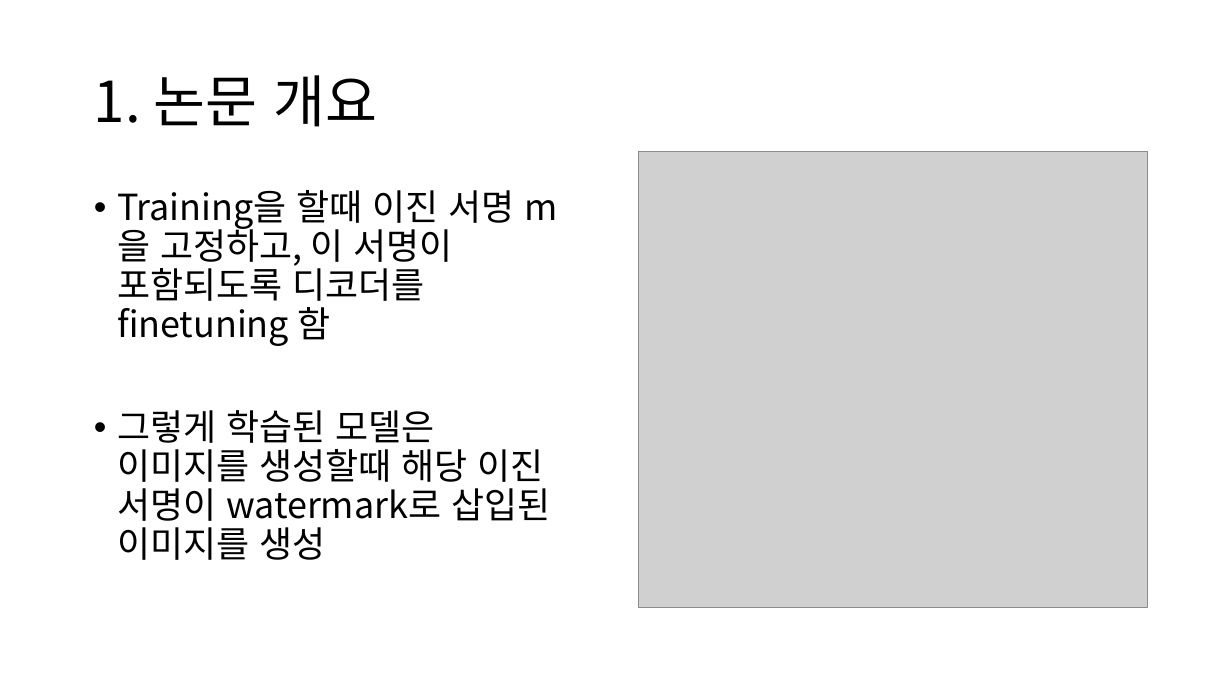
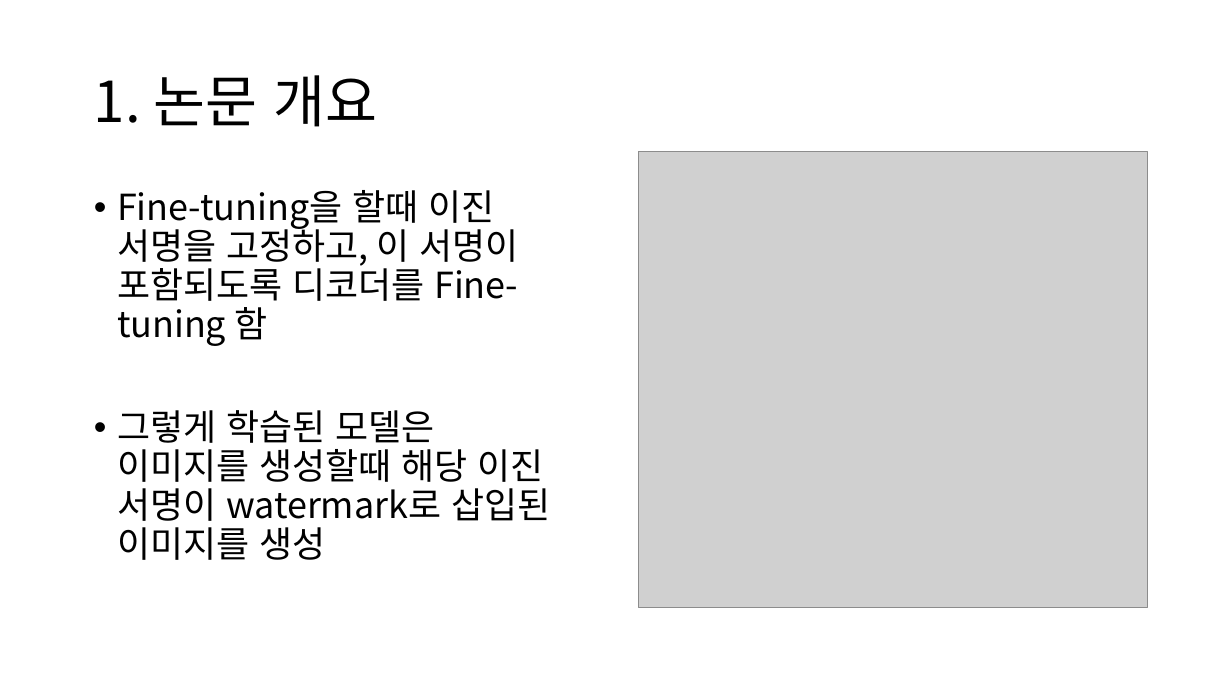
Before and after one commit to chroion/paper-review, a slide deck: slide 3 of The Stable Signature Rooting Watermarks in Latent Diffusion Models/Rooting Watermarks in Latent Diffusion Models.pptx. Drawn at 1232x693 pixels with LibreOffice and Linux fonts; fonts in the diff are those of the drawing; grey boxes stand for pictures. Boxes give left, top, right and bottom in pixels: in the first picture for what was removed or moved away, otherwise in the second. Text is boxed around its words. In the diff, an @@ line names an element or a change of style, - is before the commit and + after.

```diff
--- a/The Stable Signature Rooting Watermarks in Latent Diffusion Models/Rooting Watermarks in Latent Diffusion Models.pptx
+++ b/The Stable Signature Rooting Watermarks in Latent Diffusion Models/Rooting Watermarks in Latent Diffusion Models.pptx
@@ text at <box>117,190,518,346</box>: text changed @@
-• Training을 할때 이진 서명 m을 고정하고, 이 서명이 포함되도록 디코더를 finetuning 함
+• Fine-tuning을 할때 이진 서명을 고정하고, 이 서명이 포함되도록 디코더를 Fine-tuning 함
```
Also in this commit, not shown: 2 other slides changed, 4 slides added, 3 other files.
